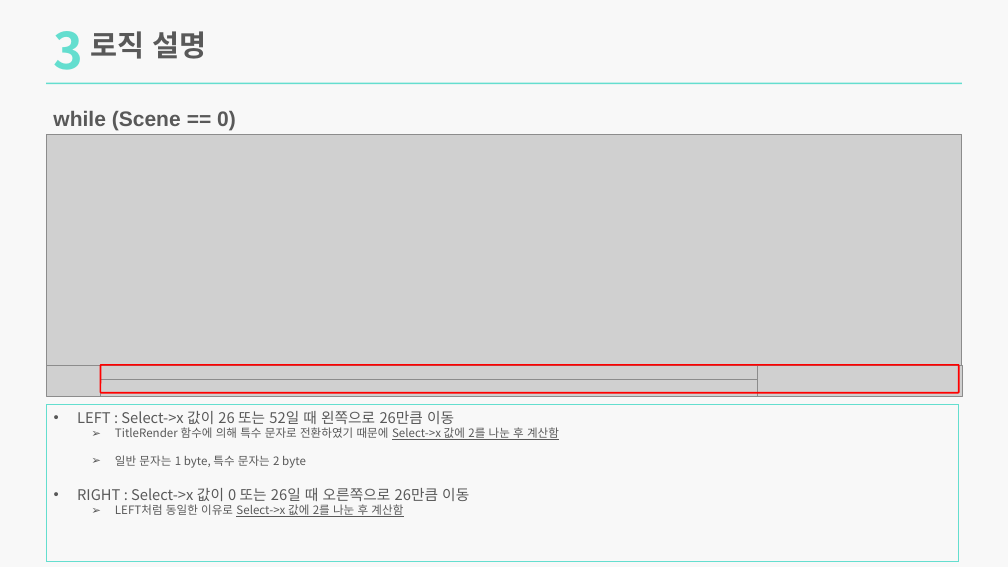
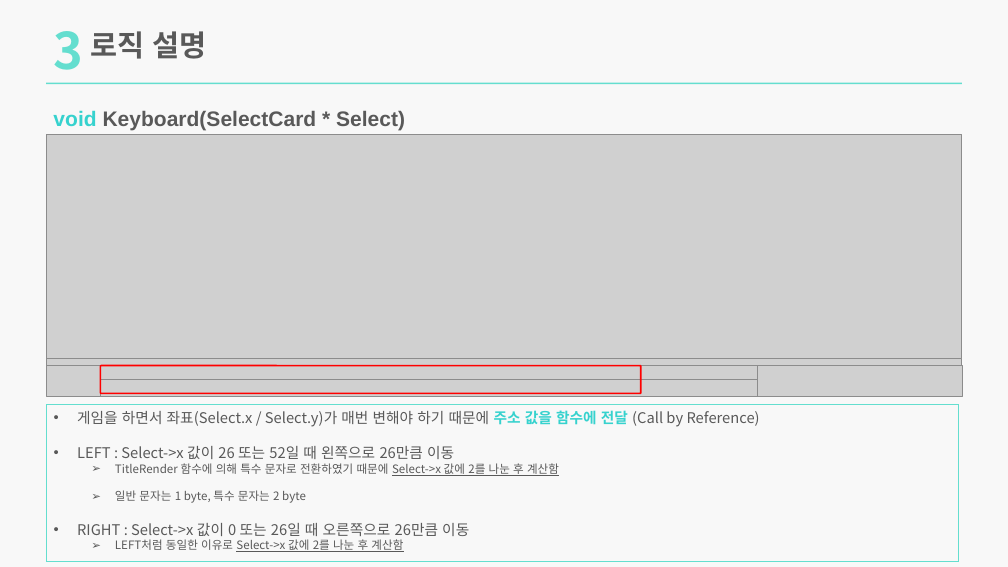
Before and after one commit to lim7635/MatchCard, a slide deck: slide 15 of MatchCard.pptx. Drawn at 1008x567 pixels with LibreOffice and Linux fonts; fonts in the diff are those of the drawing; grey boxes stand for pictures. Boxes give left, top, right and bottom in pixels: in the first picture for what was removed or moved away, otherwise in the second. Text is boxed around its words. In the diff, an @@ line names an element or a change of style, - is before the commit and + after.

```diff
--- a/MatchCard.pptx
+++ b/MatchCard.pptx
@@ text at box(53, 110, 405, 130): text changed @@
-while (Scene == 0)
+void Keyboard(SelectCard * Select)
@@ picture: place and size @@
-picture at box(46, 134, 962, 365)
+picture at box(46, 134, 962, 358)
@@ picture added at box(46, 358, 962, 389) @@
@@ rounded rectangle: place and size @@
-rounded rectangle at box(101, 365, 959, 393)
+rounded rectangle at box(101, 366, 641, 394)
@@ text in rectangle at box(77, 410, 760, 427): paragraph added @@
+• 게임을 하면서 좌표(Select.x / Select.y)가 매번 변해야 하기 때문에 주소 값을 함수에 전달 (Call by Reference)
```
Also in this commit, not shown: 9 other slides changed, 8 other files.
